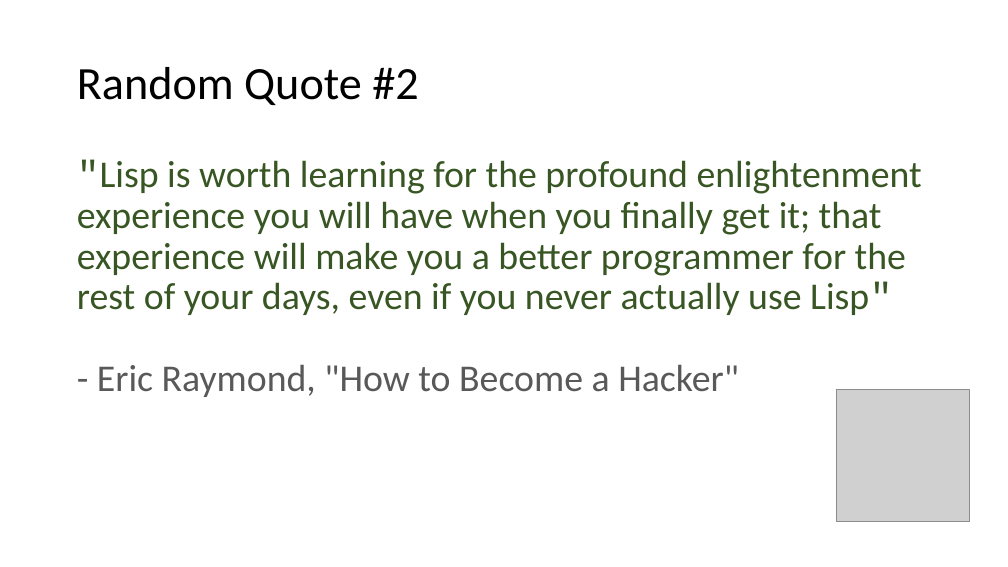
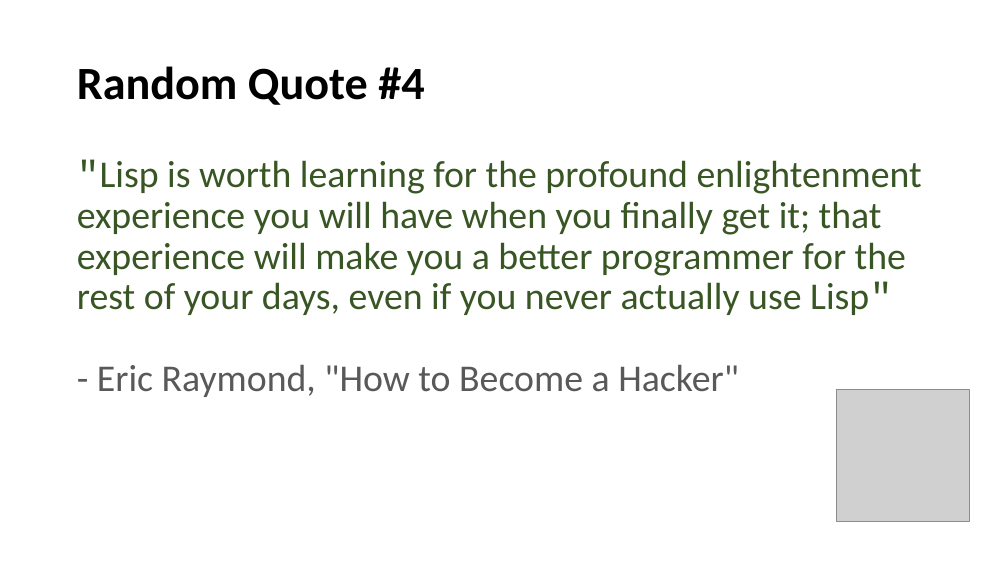
Before and after one commit to LeedsCodeDojo/TryScheme, a slide deck: slide 20 of Scheme Intro.pptx (slide 14 before the commit). Drawn at 1008x567 pixels with LibreOffice and Linux fonts; fonts in the diff are those of the drawing; grey boxes stand for pictures. Boxes give left, top, right and bottom in pixels: in the first picture for what was removed or moved away, otherwise in the second. Text is boxed around its words. In the diff, an @@ line names an element or a change of style, - is before the commit and + after.

```diff
--- a/Scheme Intro.pptx
+++ b/Scheme Intro.pptx
@@ title at (77,66,424,105): text changed; bold on @@
-Random Quote #2
+Random Quote #4
```
Also in this commit, not shown: 13 other slides changed, 6 slides added.
